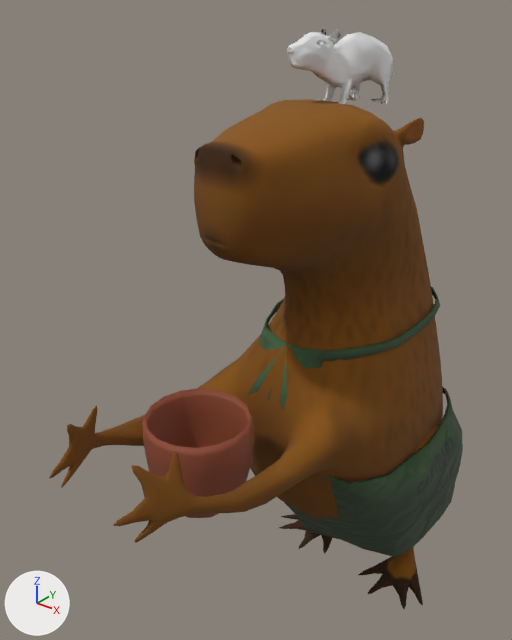
The glTF model bonsai-shop/assets/capy/capy.gltf: old version first, new version second.
Both versions are drawn from a camera (50 mm lens) standing at (1.2, -2.28, 2.36) and looking at (-0.17, -0.57, 1.3). Arrows for +X, +Y and +Z are at lower left; the lights stay in place. Where no turn or scale is listed for an object, it has been applied to the vertices. Vertices at the same position are counted once.

Objects in the first picture: 'Cube', 'baby capy.001', 'old capy.001'.
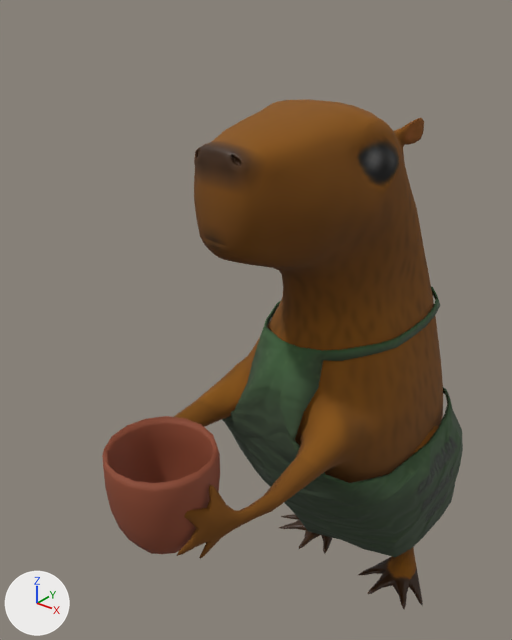
The newer file is also turned or shifted as a whole; pictures and numbers use the older file's frame.

Location of each change, (x1, y1, x2, y2) in pixels of the pictures (512 x 640 px; the box of a moved part takes in the faces that stretch with it):
'old capy.001', surface changed, reshaped: before (49, 99, 463, 609); after (174, 99, 463, 609)
'Cube', recoloured, mesh moved: before (142, 388, 254, 518); after (102, 416, 220, 554)
'baby capy.001', deleted: before (287, 29, 393, 104)
part 1 of me_capy_001, moved or reshaped: before (49, 260, 443, 542); after (174, 258, 443, 558)
part 2 of me_mesh, moved or reshaped: before (142, 388, 254, 518); after (102, 416, 220, 554)

Diff of the bpy script that builds the scene:
```diff
--- a/bonsai-shop/assets/capy/capy.gltf.py
+++ b/bonsai-shop/assets/capy/capy.gltf.py
@@ img_capy_5 @@
+img_capy_5 = load_image('capy_5', 'capy_5.png', 256, 256, 'sRGB')
@@ img_capy_6 @@
+img_capy_6 = load_image('capy_6', 'capy_6.png', 256, 256, 'Non-Color')
@@ img_capybara_001_roughness @@
+img_capybara_001_roughness = load_image('capybara.001_Roughness', 'capybara_001_Roughness.png', 256, 256, 'Non-Color')
@@ mat_material @@
 n0 = _N.new('ShaderNodeBsdfPrincipled'); n0.name = 'Principled BSDF'
-n0.inputs[0].default_value = (0.257, 0.0616, 0.026, 1.0)  # 'Base Color', brown #8b462d
 n0.inputs[2].default_value = 0.749  # 'Roughness'
 n1 = _N.new('ShaderNodeOutputMaterial'); n1.name = 'Material Output'
+n2 = _N.new('ShaderNodeMix'); n2.name = 'Mix'
+n2.data_type = 'RGBA'
+n2.blend_type = 'MULTIPLY'
+n2.inputs[0].default_value = 1.0  # 'Factor'
+n2.inputs[7].default_value = (0.257, 0.0616, 0.026, 1.0)  # 'B', brown #8b462d
+n3 = _N.new('ShaderNodeVertexColor'); n3.name = 'Color Attribute'
 _L.new(n0.outputs[0], n1.inputs[0])  # 'BSDF' to 'Surface'
+_L.new(n2.outputs[2], n0.inputs[0])  # 'Result' to 'Base Color'
+_L.new(n3.outputs[0], n2.inputs[6])  # 'Color' to 'A'
@@ mat_capybara_001 @@
 mat_capybara_001 = bpy.data.materials.new('capybara.001')
-# nodes: BsdfPrincipled, Mix, OutputMaterial, TexImage, VertexColor
-# uses the picture img_capybara_001_base_color
+# nodes: BsdfPrincipled, Math, Mix, NormalMap, OutputMaterial, SeparateColor, TexImage x3, VertexColor
+# uses the picture img_capy_5
+# uses the picture img_capy_6
+# uses the picture img_capybara_001_roughness
@@ mat_apron_001 @@
 n10 = _N.new('ShaderNodeMix'); n10.name = 'Mix.001'
 n10.inputs[0].default_value = 1.0  # 'Factor'
-n10.inputs[7].default_value = (2.25, 2.25, 2.25, 1.0)  # 'B', white #ffffff
+n10.inputs[7].default_value = (2.26, 2.26, 2.26, 1.0)  # 'B', white #ffffff
 n11 = _N.new('ShaderNodeTexImage'); n11.name = 'Image Texture.003'
@@ me_mesh @@
 # used by ob_cube; location = (-0.079, -0.965, 0.978)
-me_mesh.from_pydata(...)  # 194 vertices, 384 faces; spans x -0.168..0.168, y -0.168..0.168, z -0.172..0.176
+me_mesh.from_pydata(...)  # 194 vertices, 384 faces; spans x -0.168..0.168, y -0.328..0.009, z -0.198..0.15
+# me_mesh part 2: the whole mesh is moved by (0.0, -0.159, -0.026)
+# me_mesh part 3: vertex colours changed
 me_mesh.materials.append(mat_material)
@@ me_capy_001 @@
 # used by ob_old_capy_001; location = (0.0, 0.354, 0.549)
-me_capy_001.from_pydata(...)  # 2878 vertices, 5615 faces; spans x -0.4..0.4, y -1.78..-0.02, z -0.55..1.47
+me_capy_001.from_pydata(...)  # 2878 vertices, 5615 faces; spans x -0.4..0.4, y -1.57..-0.02, z -0.55..1.47
+# me_capy_001 part 1: 596 of 2878 vertices moved; they spanned x -0.33..0.32, y -1.78..-0.17, z -0.23..0.92 and now span x -0.33..0.32, y -1.57..-0.17, z -0.23..0.92; mean shift (0.0, 0.1, -0.09); largest move (0.06, -1.78, 0.57) -> (0.06, -1.57, 0.31)
 me_capy_001.materials.append(mat_capybara_001)
@@ ob_baby_capy_001 @@
-ob_baby_capy_001 = bpy.data.objects.new('baby capy.001', me_baby_capy)
-ob_baby_capy_001.location = (0.0, 0.0, 0.0)
```
